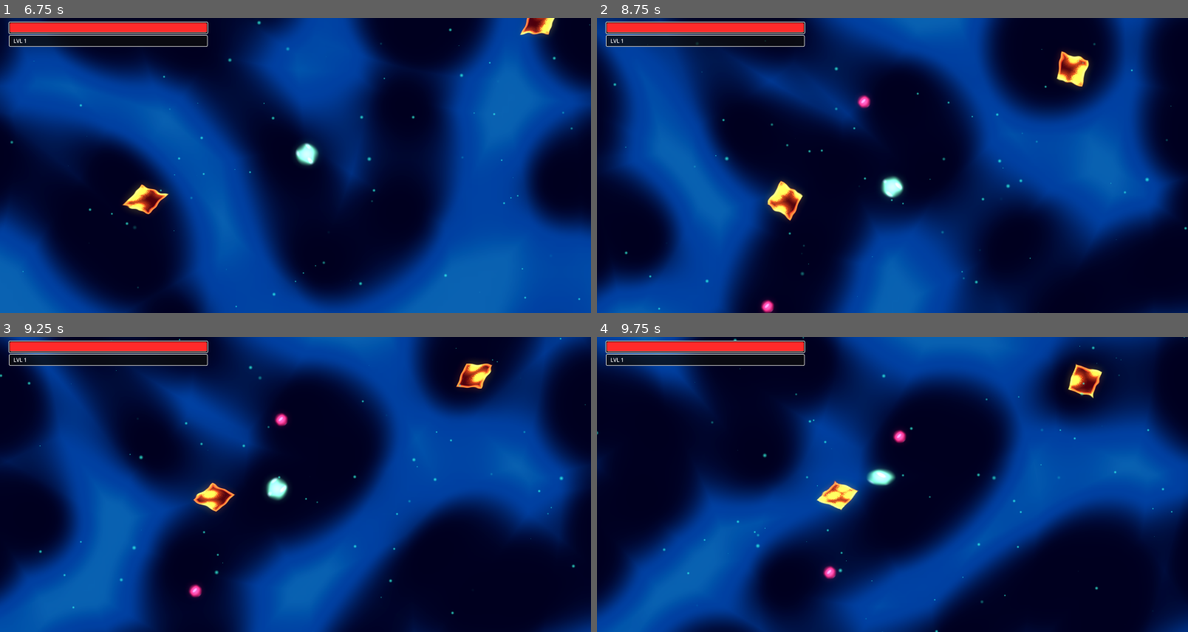
Above: before the commit, frames 1-4 (two rows, left to right).
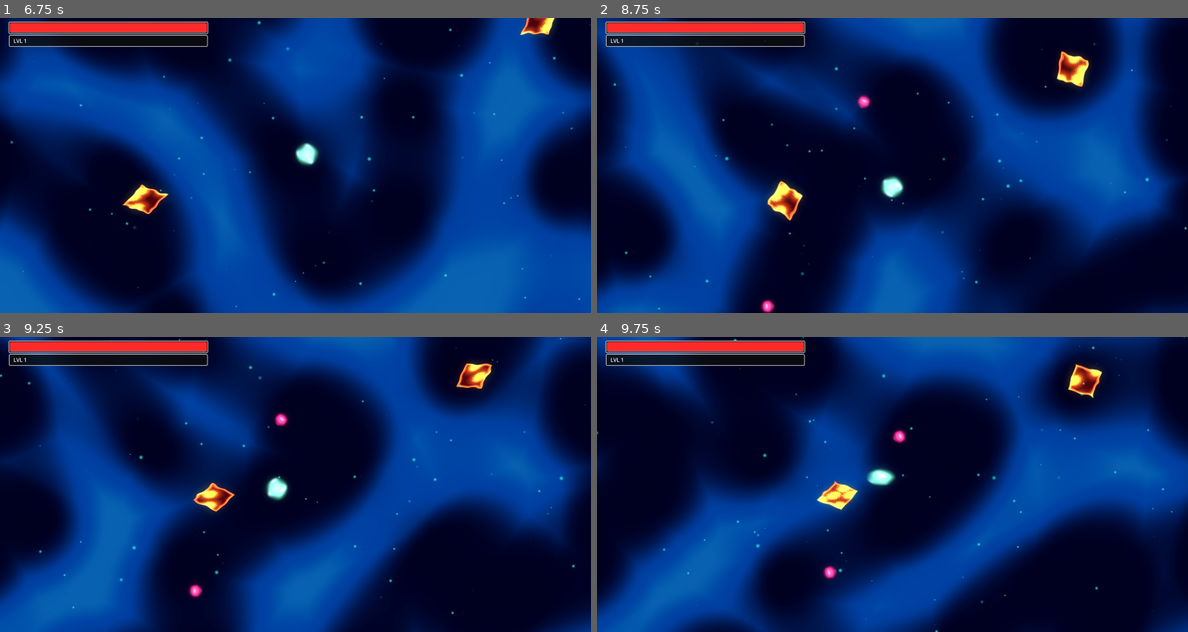
Above: after the commit, the same moments.

Repository: vinids86/aliensurvivors
Game: Godot game, scene res://scenes/game_manager.tscn
Same seed, same stepped clock (60 frames per second), same inputs: the game is played once before the commit and once after it. The engine's default icon, where the game draws it, is replaced by a stand-in: a white triangle on a blue panel in a dark square. Sound files missing from this copy of the repository are replaced by a short silence.
Inputs (mouse positions are in pixels of both pictures, inside the frame that each line leads up to):
- Up to frame 1 (6.75 s): tap Enter (ui_accept) at 0.5, 0.77, 1.52, 3.02, 3.77, 4.52, 6.02 s; move the mouse to (425, 150) at 0.52 s; hold Right (ui_right) 0.53-1.28 s; click (425, 150) at 0.67 s; move the mouse to (177, 180) at 1.27 s; hold Down (ui_down) 1.28-2.03 s; move the mouse to (354, 100) at 2.02 s; hold Right (ui_right) 2.03-2.78 s; move the mouse to (265, 224) at 2.77 s; hold Up (ui_up) 2.78-3.53 s; click (265, 224) at 2.92 s; move the mouse to (472, 209) at 3.52 s; hold Left (ui_left) 3.53-5.03 s; move the mouse to (118, 121) at 4.27 s; move the mouse to (325, 165) at 5.02 s; hold Down (ui_down) 5.03-5.78 s; click (325, 165) at 5.17 s; move the mouse to (206, 91) at 5.77 s; hold Right (ui_right) 5.78-6.53 s; move the mouse to (425, 150) at 6.52 s; hold Up (ui_up) from 6.53 s (still down)
- Up to frame 2 (8.75 s): tap Enter (ui_accept) at 6.77, 7.52 s; move the mouse to (774, 180) at 7.27 s; release Up (ui_up) at 7.28 s; hold Right (ui_right) 7.28-8.03 s; click (774, 180) at 7.42 s; move the mouse to (951, 100) at 8.02 s; hold Down (ui_down) from 8.03 s (still down)
- Up to frame 3 (9.25 s): move the mouse to (265, 543) at 8.77 s; release Down (ui_down) at 8.78 s; hold Left (ui_left) from 8.78 s (still down); tap Enter (ui_accept) at 9.02 s
- Up to frame 4 (9.75 s): move the mouse to (1069, 528) at 9.52 s; release Left (ui_left) at 9.53 s; hold Up (ui_up) from 9.53 s (still down); click (1069, 528) at 9.67 s

Frame 1 is identical in both runs. In frame 2, less than 0.1% of the frame differs, in the area x 27-47%, y 26-100%; in frame 3, less than 0.1%; in frame 4, less than 0.1%, in the area x 38-53%, y 32-82%.

Commit message:
refactor basic enemy

Diff:
--- a/scenes/basic_enemy.tscn
+++ b/scenes/basic_enemy.tscn
@@ -1,9 +1,14 @@
-[gd_scene load_steps=9 format=3 uid="uid://de6v0qxua2cuo"]
+[gd_scene load_steps=15 format=3 uid="uid://de6v0qxua2cuo"]
 
 [ext_resource type="Script" uid="uid://cala3b8irouy" path="res://scripts/basic_enemy.gd" id="1_md22f"]
 [ext_resource type="PackedScene" uid="uid://bblqterm66oas" path="res://scenes/xp_gem.tscn" id="2_cuegt"]
 [ext_resource type="Texture2D" uid="uid://cl5c57oibjf8x" path="res://icon.svg" id="2_fn5nn"]
 [ext_resource type="AudioStream" uid="uid://bs4vqdgquaihg" path="res://sfx/EXPLDsgn_Explosion Impact_14.wav" id="3_cuegt"]
+[ext_resource type="Script" uid="uid://xwe7slciw4dk" path="res://scripts/health_component.gd" id="4_qhw0p"]
+[ext_resource type="Script" uid="uid://8bly4o2y656c" path="res://scripts/movement_controller.gd" id="5_n365g"]
+[ext_resource type="Script" uid="uid://b5nvsanyawkw0" path="res://scripts/hitbox_component.gd" id="6_cij6a"]
+[ext_resource type="Script" uid="uid://bda1kmuhrcrqx" path="res://scripts/loot_component.gd" id="7_aptn8"]
+[ext_resource type="Script" uid="uid://d4jbs7a2p4tcg" path="res://scripts/stats_config.gd" id="7_cij6a"]
 
 [sub_resource type="Shader" id="Shader_cuegt"]
 code = "shader_type canvas_item;
@@ -51,16 +56,34 @@
 [sub_resource type="CircleShape2D" id="CircleShape2D_ve544"]
 radius = 20.0
 
-[sub_resource type="CircleShape2D" id="CircleShape2D_qhw0p"]
+[sub_resource type="CircleShape2D" id="CircleShape2D_n365g"]
 radius = 22.0
 
-[node name="BasicEnemy" type="CharacterBody2D" groups=["enemy"]]
+[sub_resource type="Resource" id="Resource_aptn8"]
+script = ExtResource("7_cij6a")
+_base_values = {
+"area": 1.0,
+"cooldown": 1.0,
+"damage": 5.0,
+"max_health": 20.0,
+"move_speed": 180.0,
+"pickup_range": 100.0,
+"projectile_speed": 400.0
+}
+metadata/_custom_type_script = "uid://d4jbs7a2p4tcg"
+
+[node name="BasicEnemy" type="CharacterBody2D" node_paths=PackedStringArray("health_component", "movement_controller", "hitbox_component", "loot_component", "visual_sprite") groups=["enemy"]]
 collision_layer = 2
 collision_mask = 9
 script = ExtResource("1_md22f")
-max_health = 10.0
-xp_value = 5.0
-xp_gem_scene = ExtResource("2_cuegt")
+health_component = NodePath("HealthComponent")
+movement_controller = NodePath("MovementController")
+hitbox_component = NodePath("HitboxComponent")
+loot_component = NodePath("LootComponent")
+visual_sprite = NodePath("Visuals/Sprite2D")
+max_health = null
+speed = null
+recoil_on_hit = null
 sfx_death = ExtResource("3_cuegt")
 
 [node name="Visuals" type="Node2D" parent="."]
@@ -73,8 +96,24 @@
 [node name="CollisionShape2D" type="CollisionShape2D" parent="."]
 shape = SubResource("CircleShape2D_ve544")
 
-[node name="HitboxArea" type="Area2D" parent="."]
+[node name="HitboxComponent" type="Area2D" parent="."]
 collision_layer = 0
+script = ExtResource("6_cij6a")
 
-[node name="CollisionShape2D" type="CollisionShape2D" parent="HitboxArea"]
-shape = SubResource("CircleShape2D_qhw0p")
+[node name="CollisionShape2D" type="CollisionShape2D" parent="HitboxComponent"]
+shape = SubResource("CircleShape2D_n365g")
+
+[node name="HealthComponent" type="Node" parent="."]
+unique_name_in_owner = true
+script = ExtResource("4_qhw0p")
+
+[node name="MovementController" type="Node" parent="." node_paths=PackedStringArray("body")]
+unique_name_in_owner = true
+script = ExtResource("5_n365g")
+body = NodePath("..")
+stats = SubResource("Resource_aptn8")
+
+[node name="LootComponent" type="Node" parent="."]
+unique_name_in_owner = true
+script = ExtResource("7_aptn8")
+drop_scene = ExtResource("2_cuegt")
--- a/scripts/basic_enemy.gd
+++ b/scripts/basic_enemy.gd
@@ -1,123 +1,99 @@
 class_name BasicEnemy extends CharacterBody2D
 
-## Inimigo "Kamikaze" Básico.
-## Comportamento: Persegue -> Ataca (Recoil) -> Morre e Dropa Loot.
+## Inimigo Básico Refatorado (Composition)
+## Comportamento: IA Simples que persegue o jogador.
 
-# --- CONFIGURAÇÃO ---
-@export_group("Stats")
-@export var max_health: float = 30.0
-@export var damage: float = 5.0
-@export var move_speed: float = 120.0
-@export var xp_value: float = 10.0
+# --- COMPONENTES ---
+# Arraste os nós da cena para cá no Inspector
+@export var health_component: HealthComponent
+@export var movement_controller: MovementController
+@export var hitbox_component: HitboxComponent
+@export var loot_component: LootComponent
+@export var visual_sprite: Sprite2D
 
-@export_group("Combat")
-@export var attack_cooldown: float = 1.0
-@export var push_force_on_player: float = 400.0
-@export var recoil_force: float = 300.0
+# --- CONFIG ---
+@export var max_health: float = 10.0
+@export var speed: float = 120.0
+@export var recoil_on_hit: float = 200.0 # Força que ele se empurra para trás ao acertar
+@export var sfx_death: AudioStream
 
-@export_group("Loot")
-@export var xp_gem_scene: PackedScene # Arraste a cena xp_gem.tscn aqui
-
-@export_group("Audio")
-@export var sfx_death: AudioStream # Som ao morrer (adicione aqui no Inspector)
-
-# --- REFERÊNCIAS ---
-@export_group("References")
-@export var visual_sprite: Sprite2D
-@onready var hitbox: Area2D = $HitboxArea
-
-# Estado Interno
-var _current_health: float
-var _player_ref: PlayerController
-var _knockback_velocity: Vector2 = Vector2.ZERO
-var _current_attack_cooldown: float = 0.0
-
-# Juice
+var _player_ref: Node2D
 var _material_ref: ShaderMaterial
 var _original_color: Color
 
 func _ready() -> void:
-	_current_health = max_health
+	_setup_visuals()
+	_setup_components()
 
-	# Pop-in Effect
+	if health_component:
+		health_component.initialize(max_health)
+
+	if hitbox_component:
+		hitbox_component.on_hit_target.connect(_on_attack_landed)
+
+	var players = get_tree().get_nodes_in_group("player")
+	if players.size() > 0:
+		_player_ref = players[0]
+
+func _setup_components() -> void:
+	# Conecta morte
+	if health_component:
+		health_component.on_death.connect(_on_death)
+		health_component.on_damage_taken.connect(_on_damage_taken)
+
+	# Conecta ataque bem sucedido (para recuo)
+	if hitbox_component:
+		hitbox_component.on_hit_target.connect(_on_attack_landed)
+
+func _physics_process(_delta: float) -> void:
+	if not _player_ref or not movement_controller: return
+
+	# IA: Calcula direção
+	var direction = (_player_ref.global_position - global_position).normalized()
+
+	# Manda o MovementController mover (ele lida com velocidade e move_and_slide)
+	movement_controller.move_with_input(direction, speed)
+
+	# Rotação visual
+	if velocity.length() > 10.0:
+		if visual_sprite:
+			visual_sprite.rotation = lerp_angle(visual_sprite.rotation, velocity.angle(), 0.1)
+
+# --- CALLBACKS ---
+
+func _on_attack_landed(target: Node, _dmg: float) -> void:
+	# Aplica recuo em SI MESMO quando acerta o player
+	if movement_controller and recoil_on_hit > 0:
+		var recoil_dir = (global_position - target.global_position).normalized()
+		movement_controller.apply_knockback(recoil_dir * recoil_on_hit, 0.2)
+
+func _on_damage_taken(_amount: float, source: Node) -> void:
+	_flash_hit()
+	# O Knockback agora é aplicado externamente.
+	# Quem causou o dano (Arma) deve chamar movement_controller.apply_knockback() neste objeto.
+	# OU você pode calcular aqui se a fonte do dano não aplicar knockback automaticamente.
+
+func _on_death() -> void:
+	if sfx_death and has_node("/root/AudioManager"):
+		get_node("/root/AudioManager").play_sfx_2d(sfx_death, global_position)
+
+	if loot_component:
+		loot_component.drop_loot(global_position)
+
+	queue_free()
+
+# --- VISUAIS ---
+func _setup_visuals() -> void:
+	# Pop-in
 	scale = Vector2.ZERO
 	var tw = create_tween()
 	tw.tween_property(self, "scale", Vector2.ONE, 0.4)\
 		.set_trans(Tween.TRANS_ELASTIC).set_ease(Tween.EASE_OUT)
 
-	var players = get_tree().get_nodes_in_group("player")
-	if players.size() > 0:
-		_player_ref = players[0] as PlayerController
-
 	if visual_sprite and visual_sprite.material:
 		_material_ref = visual_sprite.material.duplicate()
 		visual_sprite.material = _material_ref
 		_original_color = _material_ref.get_shader_parameter("base_color")
-
-func _physics_process(delta: float) -> void:
-	_handle_movement(delta)
-	_handle_attack_logic(delta)
-
-func _handle_movement(delta: float) -> void:
-	if _player_ref:
-		var direction = (_player_ref.global_position - global_position).normalized()
-
-		# CORREÇÃO: Evita que inimigos "grudem" no player.
-		# Se o inimigo estiver sob efeito de knockback forte OU acabou de atacar (está em cooldown),
-		# reduzimos drasticamente o controle de movimento dele.
-		# Isso permite que a força de recuo (recoil) afaste ele do player antes que ele volte a perseguir.
-
-		var is_taking_knockback = _knockback_velocity.length() > 50.0
-		# Considera "em recuperação" se ainda faltar mais de 50% do cooldown para acabar
-		var is_recovering_attack = _current_attack_cooldown > (attack_cooldown * 0.5)
-
-		var control_factor = 1.0
-		if is_taking_knockback or is_recovering_attack:
-			control_factor = 0.05 # Quase zero perseguição, apenas desliza
-
-		velocity = (direction * move_speed * control_factor) + _knockback_velocity
-	else:
-		velocity = _knockback_velocity
-
-	move_and_slide()
-
-	if _knockback_velocity.length_squared() > 10.0:
-		_knockback_velocity = _knockback_velocity.lerp(Vector2.ZERO, 8.0 * delta)
-
-	if visual_sprite and velocity.length() > 10.0:
-		visual_sprite.rotation = lerp_angle(visual_sprite.rotation, velocity.angle(), 10.0 * delta)
-
-func _handle_attack_logic(delta: float) -> void:
-	if _current_attack_cooldown > 0:
-		_current_attack_cooldown -= delta
-		return
-
-	if hitbox:
-		var overlapping_bodies = hitbox.get_overlapping_bodies()
-		for body in overlapping_bodies:
-			if body is PlayerController:
-				_execute_attack(body)
-				break
-
-func _execute_attack(target: PlayerController) -> void:
-	target.take_damage(damage, self, push_force_on_player)
-
-	# Recuo
-	var recoil_dir = (global_position - target.global_position).normalized()
-	apply_knockback(recoil_dir * recoil_force)
-
-	_current_attack_cooldown = attack_cooldown
-
-# --- INTERFACE PÚBLICA ---
-
-func take_damage(amount: float) -> void:
-	_current_health -= amount
-	_flash_hit()
-	if _current_health <= 0:
-		die()
-
-func apply_knockback(force: Vector2) -> void:
-	_knockback_velocity = force
 
 func _flash_hit() -> void:
 	if _material_ref:
@@ -128,25 +104,10 @@
 			if _material_ref: _material_ref.set_shader_parameter("base_color", _original_color)
 		)
 
-func die() -> void:
-	# OTIMIZAÇÃO: Toca som via Pool Global
-	if sfx_death:
-		if has_node("/root/AudioManager"):
-			get_node("/root/AudioManager").play_sfx_2d(sfx_death, global_position)
-
-	# DROP DE LOOT
-	if xp_gem_scene:
-		var gem = xp_gem_scene.instantiate()
-		gem.global_position = global_position
-
-		# Tenta passar o valor do XP de forma segura (verifica nomes de variáveis comuns)
-		if "xp_amount" in gem:
-			gem.xp_amount = xp_value
-		elif "amount" in gem:
-			gem.amount = xp_value
-
-		# Adiciona à raiz para não ser deletado junto com o inimigo
-		# Usamos call_deferred para evitar travamentos de física durante a troca de frame
-		get_tree().root.call_deferred("add_child", gem)
-
-	queue_free()
+# Wrapper para compatibilidade se outros scripts chamarem take_damage direto no corpo
+func take_damage(amount: float, source: Node = null, knockback_force: float = 0.0) -> void:
+	if health_component:
+		health_component.take_damage(amount, source)
+	if movement_controller and source and knockback_force > 0:
+		var dir = (global_position - source.global_position).normalized()
+		movement_controller.apply_knockback(dir * knockback_force)
--- /dev/null
+++ b/scripts/hitbox_component.gd
@@ -0,0 +1,37 @@
+class_name HitboxComponent extends Area2D
+
+# Configurações de Dano
+@export var damage: float = 10.0
+@export var knockback_force: float = 300.0 # Força aplicada no ALVO
+@export var hit_interval: float = 0.5 # Tempo entre hits (se contínuo)
+
+# Sinal útil para o dono saber que acertou alguém (ex: para aplicar recuo em si mesmo)
+signal on_hit_target(target: Node, damage_dealt: float)
+
+var _cooldown_timer: float = 0.0
+
+func _ready() -> void:
+	# Configuração automática de colisão se esquecer no editor
+	# Collision Layer 0 (não colide física), Mask 2 (Player - ajuste conforme suas camadas)
+	monitorable = false # Hitbox bate, não apanha
+	monitoring = true
+
+func _physics_process(delta: float) -> void:
+	if _cooldown_timer > 0:
+		_cooldown_timer -= delta
+		return
+
+	if has_overlapping_bodies():
+		for body in get_overlapping_bodies():
+			if body.is_in_group("player") and body.has_method("take_damage"):
+				_attack(body)
+				break # Ataca um por vez ou remova para multi-hit
+
+func _attack(target: Node) -> void:
+	# Aplica dano
+	target.take_damage(damage, get_parent(), knockback_force)
+
+
+
+	on_hit_target.emit(target, damage)
+	_cooldown_timer = hit_interval
--- /dev/null
+++ b/scripts/loot_component.gd
@@ -0,0 +1,19 @@
+class_name LootComponent extends Node
+
+@export var drop_scene: PackedScene
+@export var xp_value: float = 10.0
+@export var drop_chance: float = 1.0 # 1.0 = 100%
+
+func drop_loot(global_pos: Vector2) -> void:
+	if drop_scene and randf() <= drop_chance:
+		var item = drop_scene.instantiate()
+		item.global_position = global_pos
+
+		# Passagem segura de parâmetros
+		if "xp_amount" in item:
+			item.xp_amount = xp_value
+		elif "amount" in item:
+			item.amount = xp_value
+
+		# Adiciona na raiz para não ser deletado com o inimigo
+		get_tree().root.call_deferred("add_child", item)
--- a/scripts/movement_controller.gd
+++ b/scripts/movement_controller.gd
@@ -62,13 +62,19 @@
 # --- INTERFACE PÚBLICA ---
 
 # Chamado pelo Player no _physics_process quando no estado NORMAL
-func move_with_input(input_dir: Vector2) -> void:
+func move_with_input(input_dir: Vector2, speed_override: float = -1.0) -> void:
 	if is_dashing or is_knocked_back: return
 
-	var speed = 200.0 # Default fallback
-	if stats: speed = stats.get_stat("move_speed", 200.0)
+	var final_speed = 200.0 # Valor padrão interno
 
-	body.velocity = input_dir * speed
+	# Prioridade 1: Valor passado pelo Inimigo (Override)
+	if speed_override > 0:
+		final_speed = speed_override
+	# Prioridade 2: Sistema de Stats (usado pelo Player)
+	elif stats:
+		final_speed = stats.get_stat("move_speed", 200.0)
+
+	body.velocity = input_dir * final_speed
 	body.move_and_slide()
 
 # Chamado pelo Player para tentar dar Dash
Not shown, added: scripts/hitbox_component.gd.uid
Not shown, added: scripts/loot_component.gd.uid
